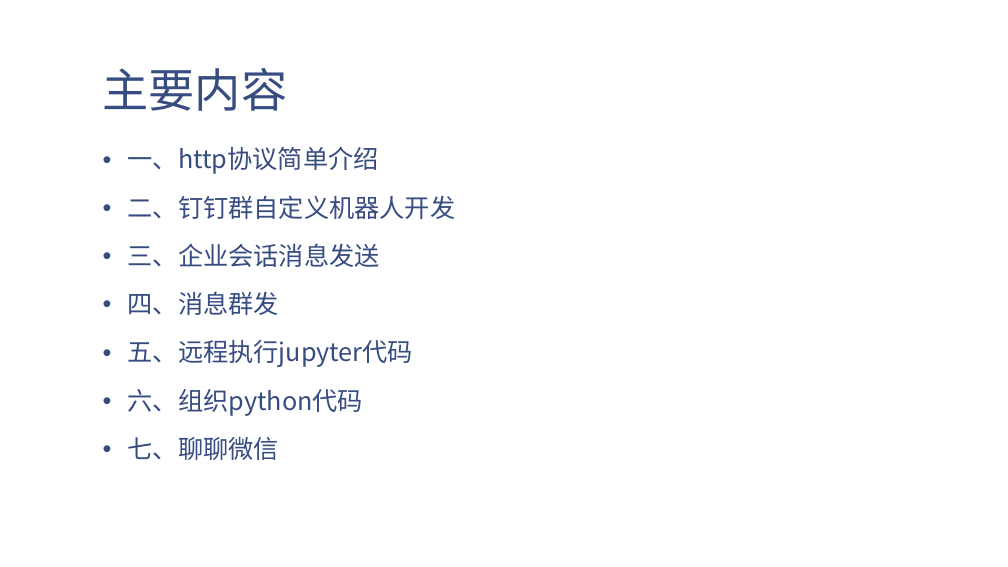
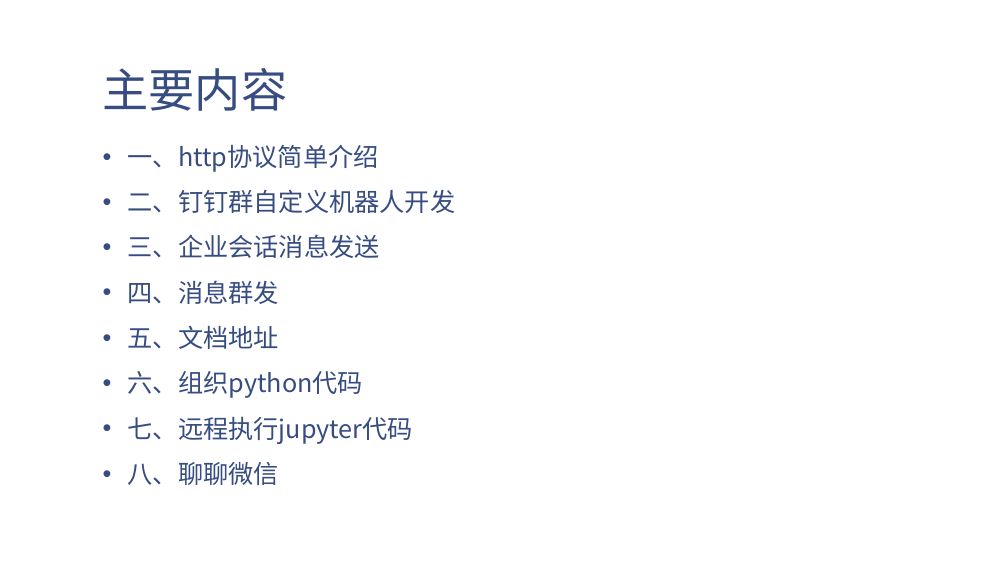
Before and after one commit to e271828182/dd_talk, a slide deck: slide 2 of 钉钉机器人.pptx. Drawn at 1008x567 pixels with LibreOffice and Linux fonts; fonts in the diff are those of the drawing; background and template pictures are left out. Boxes give left, top, right and bottom in pixels: in the first picture for what was removed or moved away, otherwise in the second. Text is boxed around its words. In the diff, an @@ line names an element or a change of style, - is before the commit and + after.

```diff
--- a/钉钉机器人.pptx
+++ b/钉钉机器人.pptx
@@ text at (x1=128, y1=145, x2=456, y2=398): line spacing 0.95 to 0.85 @@
@@ text at (x1=128, y1=326, x2=279, y2=349): text changed @@
-• 五、远程执行jupyter代码
+• 五、文档地址
@@ text at (x1=128, y1=417, x2=413, y2=485): text changed @@
-• 七、聊聊微信
+• 七、远程执行jupyter代码
+• 八、聊聊微信
```
Also in this commit, not shown: 8 other slides changed, 2 slides added, 1 slide removed, 1 other file.
